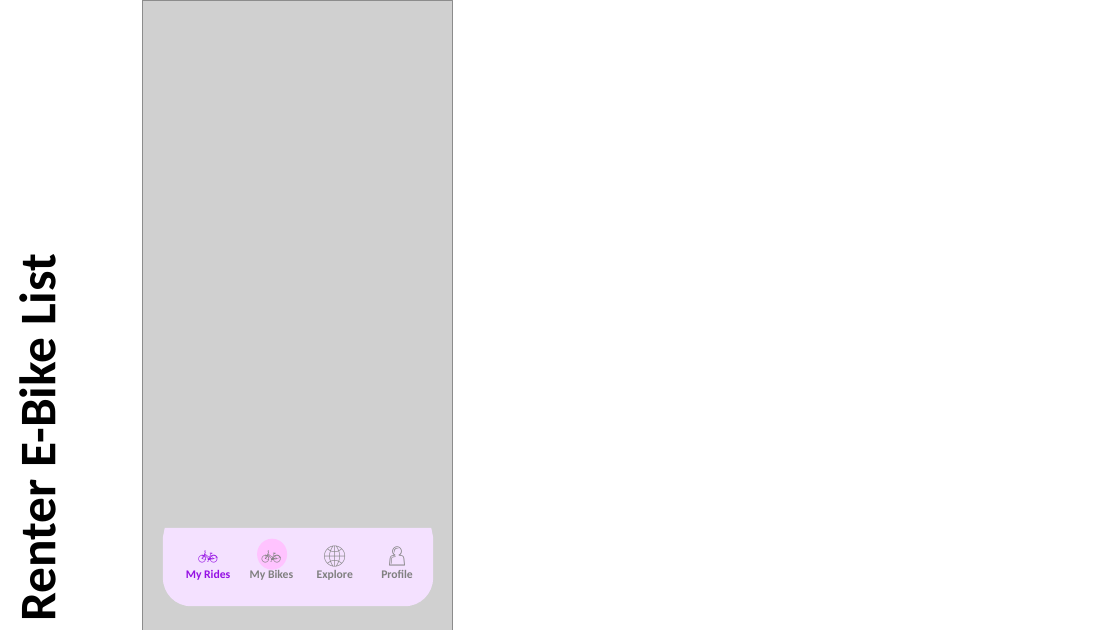
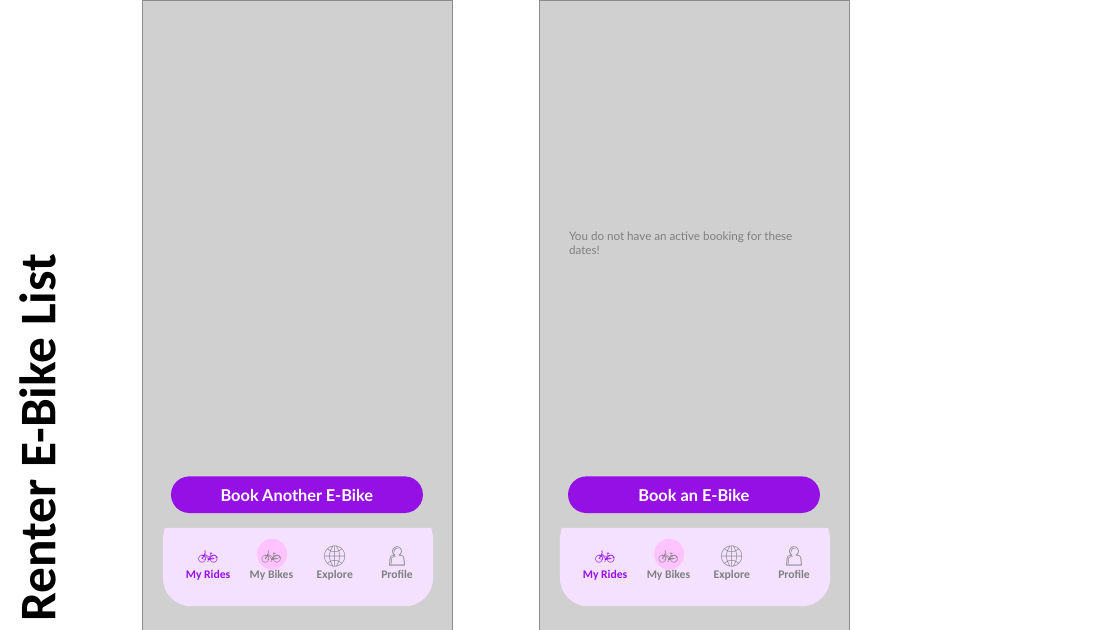
Before and after one commit to anodiamadmin/Micro2Move, a slide deck: slide 16 of BusinessAnalysis/Wireframes/Wireframes.pptx. Drawn at 1120x630 pixels with LibreOffice and Linux fonts; fonts in the diff are those of the drawing; grey boxes stand for pictures. Boxes give left, top, right and bottom in pixels: in the first picture for what was removed or moved away, otherwise in the second. Text is boxed around its words. In the diff, an @@ line names an element or a change of style, - is before the commit and + after.

Commit message:
cmt

```diff
--- a/BusinessAnalysis/Wireframes/Wireframes.pptx
+++ b/BusinessAnalysis/Wireframes/Wireframes.pptx
@@ text added at (569, 231, 792, 254), 10 pt, text #808080 @@
+You do not have an active booking for these dates!
@@ rounded rectangle added at (171, 476, 423, 513), fill #9510E4, 14 pt, text #FFFFFF, bold @@
+Book Another E-Bike
@@ rounded rectangle added at (568, 476, 820, 513), fill #9510E4, 14 pt, text #FFFFFF, bold @@
+Book an E-Bike
@@ group added at (540, 0, 850, 630): 4 texts, 1 picture, 1 freeform shape, 1 ellipse @@
+🚲
+My Rides
+🌐
+Explore
+👤
+Profile
+🚲
+My Bikes
```
Also in this commit, not shown: 4 slides added.
